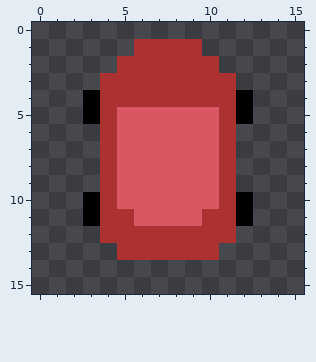
File history of a pixel-art file, CaliforniaDrivers/Vehicles/Aseprite/car01.aseprite. The picture above was drawn from the file before the commit.
16x16 pixels, 1 frame.
New version:
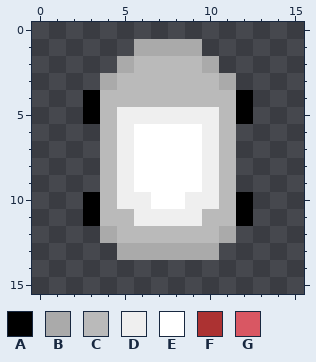
Palette (. is transparent): A #000000  B #aaaaaa  C #bababa  D #efefef  E #ffffff  F #ac3232  G #d95763
Change:
Changed rows in their new state; - is an unchanged pixel.
first column x 4:
 1 --BBBB--
 2 -BCCCCB-
 3 BCCCCCCB
 4 CCCCCCCC
 5 CDDDDDDC
 6 CDEEEEDC
 7 CDEEEEDC
 8 CDEEEEDC
 9 CDEEEEDC
10 CDDEEDDC
11 CCDDDDCC
12 BCCCCCCB
13 -BBBBBB-
Pixel boxes of the changes (left, top, right, bottom) in both pictures:
changed: (100, 39, 236, 260)
